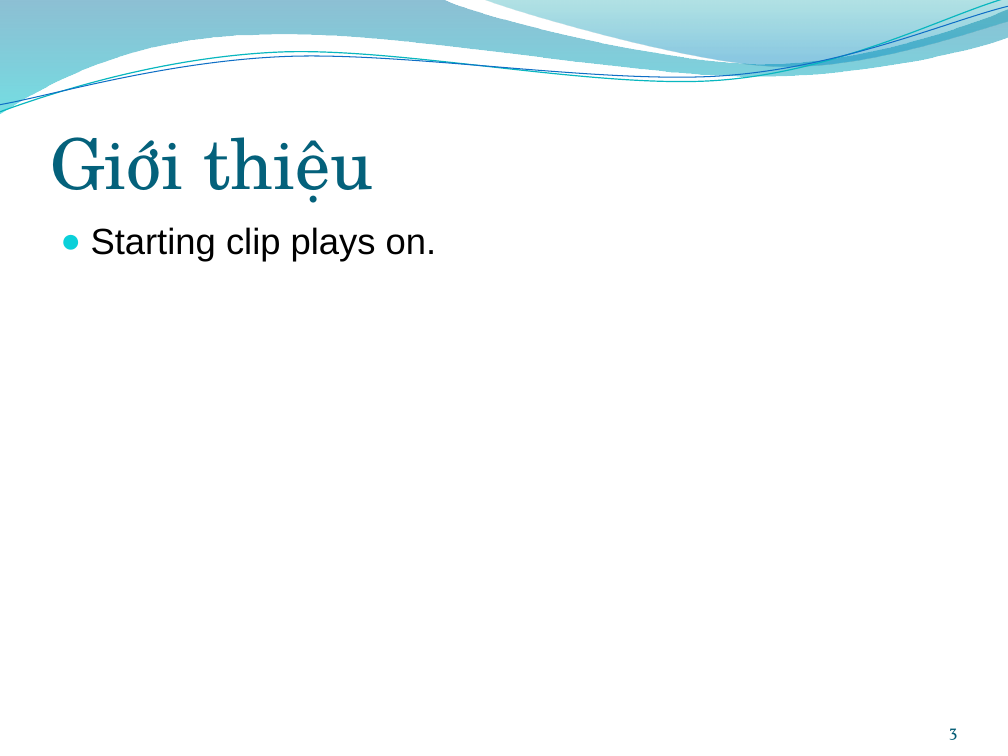
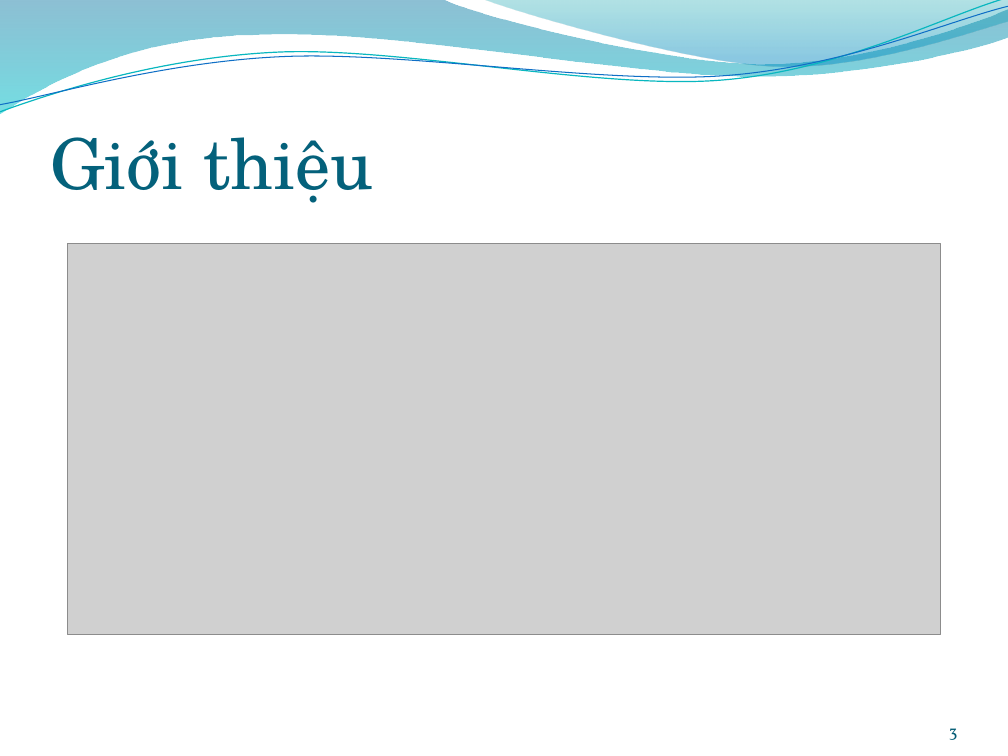
Before and after one commit to trianindiaputra/handgeometry, a slide deck: slide 3 of Documentation/presentation.pptx. Drawn at 1008x756 pixels with LibreOffice and Linux fonts; fonts in the diff are those of the drawing; grey boxes stand for pictures; background and template pictures are left out. Boxes give left, top, right and bottom in pixels: in the first picture for what was removed or moved away, otherwise in the second. Text is boxed around its words. In the diff, an @@ line names an element or a change of style, - is before the commit and + after.

```diff
--- a/Documentation/presentation.pptx
+++ b/Documentation/presentation.pptx
@@ text removed at (x1=91, y1=227, x2=437, y2=262) @@
-● Starting clip plays on.
@@ picture added at (x1=68, y1=244, x2=941, y2=635) @@
```
Also in this commit, not shown: 2 other slides changed, 3 slides added.
